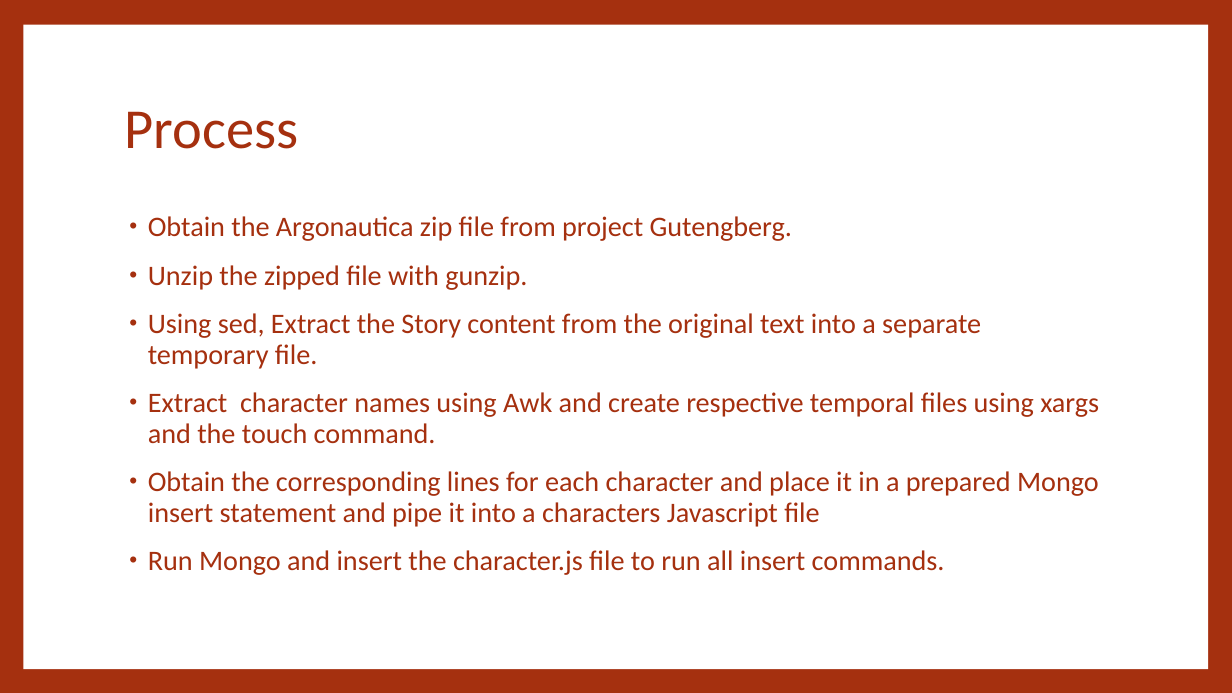
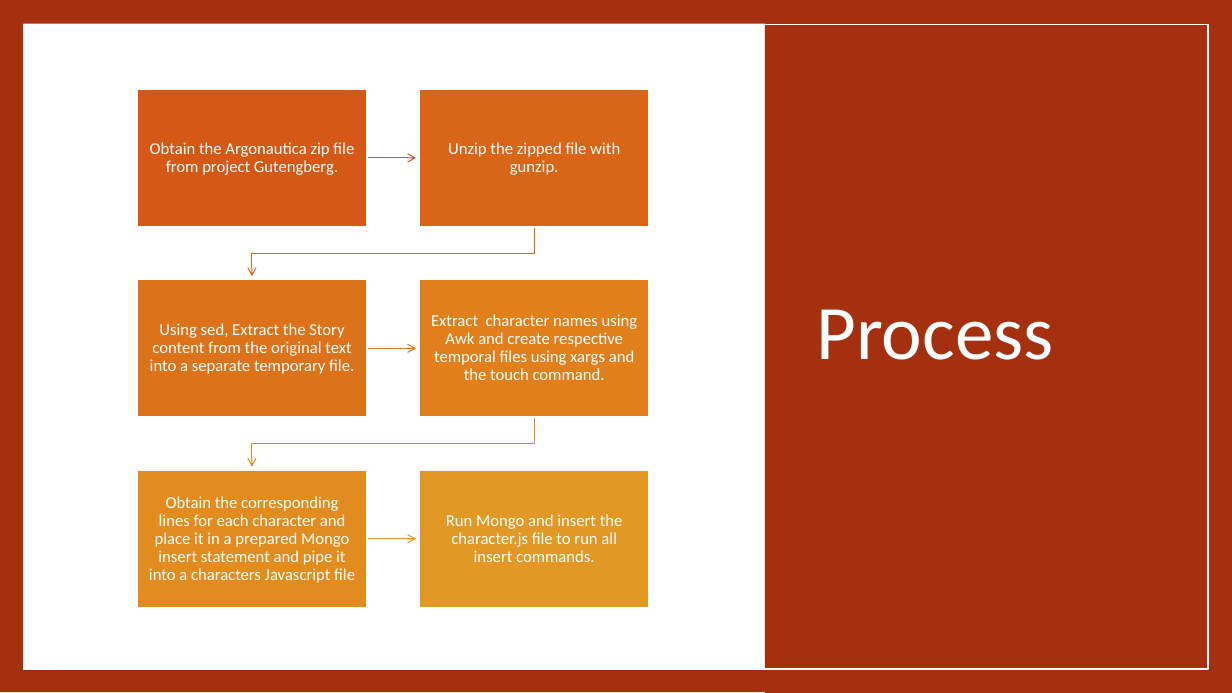
Before and after one commit to nannohk/DataManagement_Greek_Mythology_Project, a slide deck: slide 4 of GreekMythology_Presentation.pptx. Drawn at 1232x693 pixels with LibreOffice and Linux fonts; fonts in the diff are those of the drawing. Boxes give left, top, right and bottom in pixels: in the first picture for what was removed or moved away, otherwise in the second. Text is boxed around its words. In the diff, an @@ line names an element or a change of style, - is before the commit and + after.

Commit message:
Presentation Complete

```diff
--- a/GreekMythology_Presentation.pptx
+++ b/GreekMythology_Presentation.pptx
@@ background #A5300F to #FFFFFF @@
@@ rectangle added at <box>0,0,1232,692</box>, fill #A5300F @@
@@ rectangle removed at <box>23,25,1208,669</box> @@
@@ rectangle added at <box>23,24,1208,668</box>, fill #FFFFFF @@
@@ rectangle added at <box>23,25,1208,669</box>, outline #FFFFFF 1 pt @@
@@ rectangle added at <box>765,0,1232,693</box>, fill #A5300F @@
@@ title "Process": place and size @@
-title "Process" at <box>125,111,299,149</box>
+title "Process" at <box>817,309,1054,360</box>
@@ title "Process" at <box>817,309,1054,360</box>: size 44 to 60 pt, text colour #A5300F to #FFFFFF @@
@@ text removed at <box>148,216,1099,575</box> @@
-• Obtain the Argonautica zip file from project Gutengberg.
-• Unzip the zipped file with gunzip.
-• Using sed, Extract the Story content from the original text into a separate temporary file.
-• Extract character names using Awk and create respective temporal files using xargs and the touch command.
-• Obtain the corresponding lines for each character and place it in a prepared Mongo insert statement and pipe it into a characters Javascript file
-• Run Mongo and insert the character.js file to run all insert commands.
@@ group added at <box>137,89,649,608</box>: 6 rectangles, 6 texts, 5 freeform shapes @@
+Obtain the Argonautica zip file from project Gutengberg.
+Unzip the zipped file with gunzip.
+Using sed, Extract the Story content from the original text into a separate temporary file.
+Extract character names using Awk and create respective temporal files using xargs and the touch command.
+Obtain the corresponding lines for each character and place it in a prepared Mongo insert statement and pipe it into a characters Javascript file
+Run Mongo and insert the character.js file to run all insert commands.
```
Also in this commit, not shown: 4 other slides changed, 3 slides added, 1 slide removed, 2 other files.
